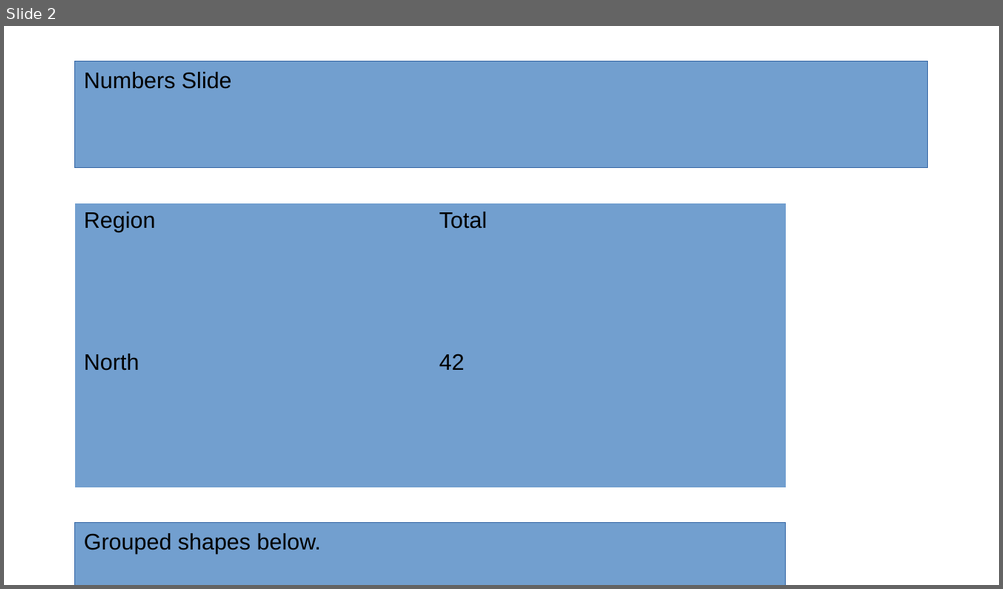
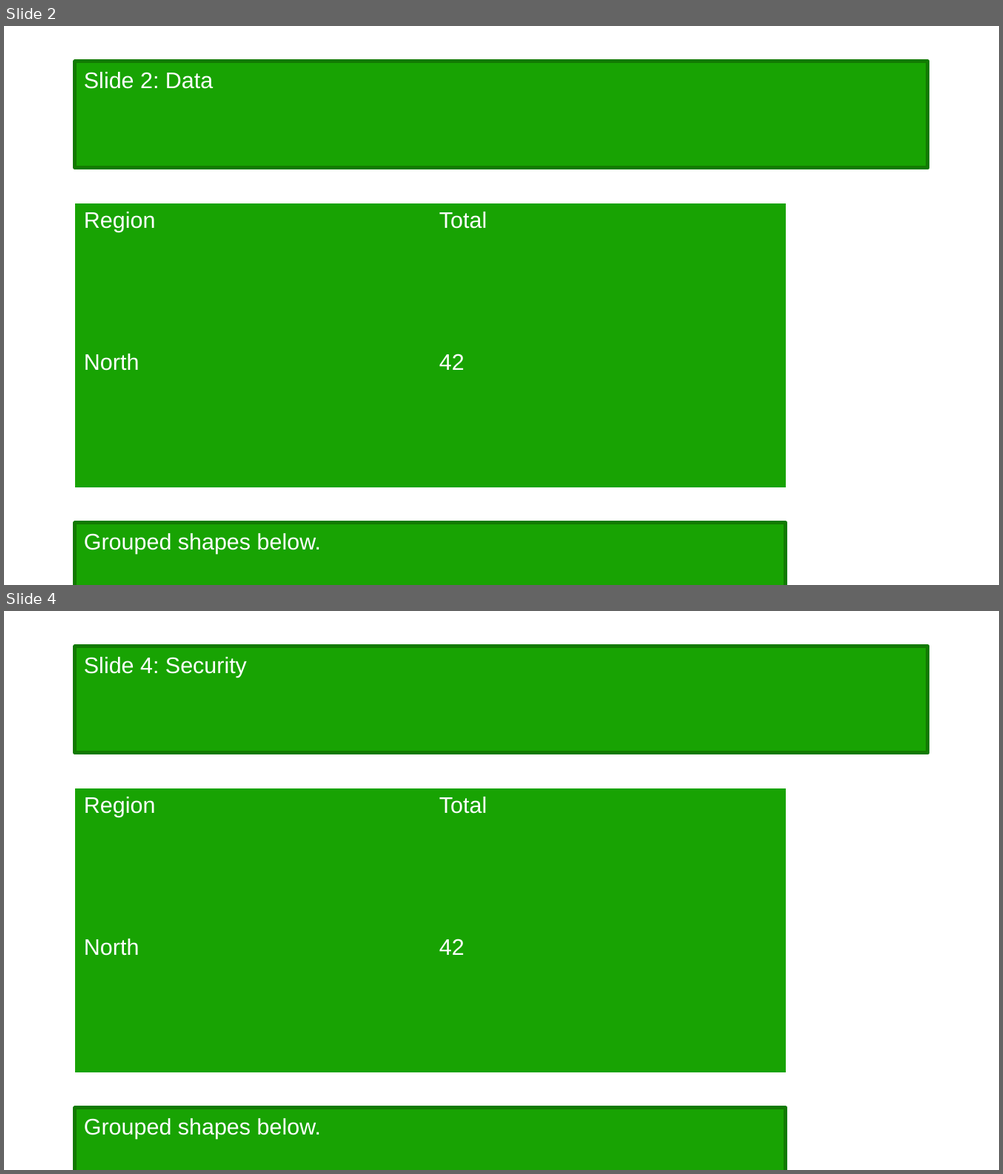
Before and after one commit to BaseBlocks-HQ/anydoc, a slide deck: apps/playground/src/assets/samples/presentation.pptx. Shown one above the other, each under a label of ours: slide 2 before the commit, slides 2 and 4 after it; the slides between them are not shown. The pictures are 1003x589 and 1003x1174 pixels, drawn with LibreOffice and Linux fonts; fonts in the diff are those of the drawing. Boxes give left, top, right and bottom in pixels: in the first picture for what was removed or moved away, otherwise in the second. Text is boxed around its words. In the diff, an @@ line names an element or a change of style, - is before the commit and + after.

```diff
--- a/apps/playground/src/assets/samples/presentation.pptx
+++ b/apps/playground/src/assets/samples/presentation.pptx
@@ slide 4 added at (x1=4, y1=611, x2=999, y2=1170), background #FFFFFF @@
@@ rectangle added at (x1=75, y1=647, x2=928, y2=752), fill #18A303, outline #127A02 3 pt, 18 pt, text #FFFFFF @@
+Slide 4: Security
@@ table added at (x1=75, y1=789, x2=786, y2=1073), 2 rows, 2 columns @@
+Region | Total
+North | 42
@@ rectangle added at (x1=75, y1=1108, x2=785, y2=1170), fill #18A303, outline #127A02 3 pt, 18 pt, text #FFFFFF @@
+Grouped shapes below.
@@ slide 2 changed as well @@
@@ rectangle "Slide 2: Data" at (x1=75, y1=62, x2=928, y2=167): fill #729FCF to #18A303; outline #3465A4 0 pt to #127A02 3 pt @@
@@ text in rectangle at (x1=84, y1=72, x2=213, y2=89): text changed; text colour #000000 to #FFFFFF @@
-Numbers Slide
+Slide 2: Data
@@ table at (x1=75, y1=204, x2=786, y2=488) @@
@@ fill #729FCF to #18A303 in 4 cells @@
@@ text colour #000000 to #FFFFFF @@
@@ rectangle "Grouped shapes below." at (x1=75, y1=523, x2=785, y2=585): text colour #000000 to #FFFFFF; fill #729FCF to #18A303; outline #3465A4 0 pt to #127A02 3 pt @@
```
Also in this commit, not shown: 1 other slide changed, 7 other slides added, 41 other files.
